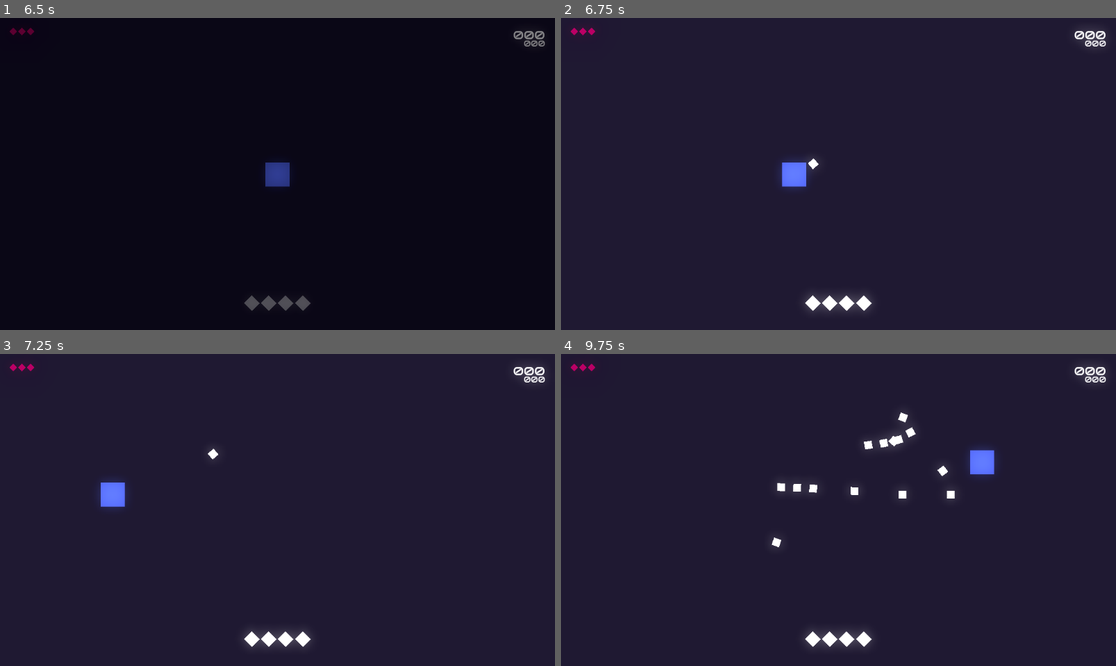
Above: before the commit, frames 1-4 (two rows, left to right).
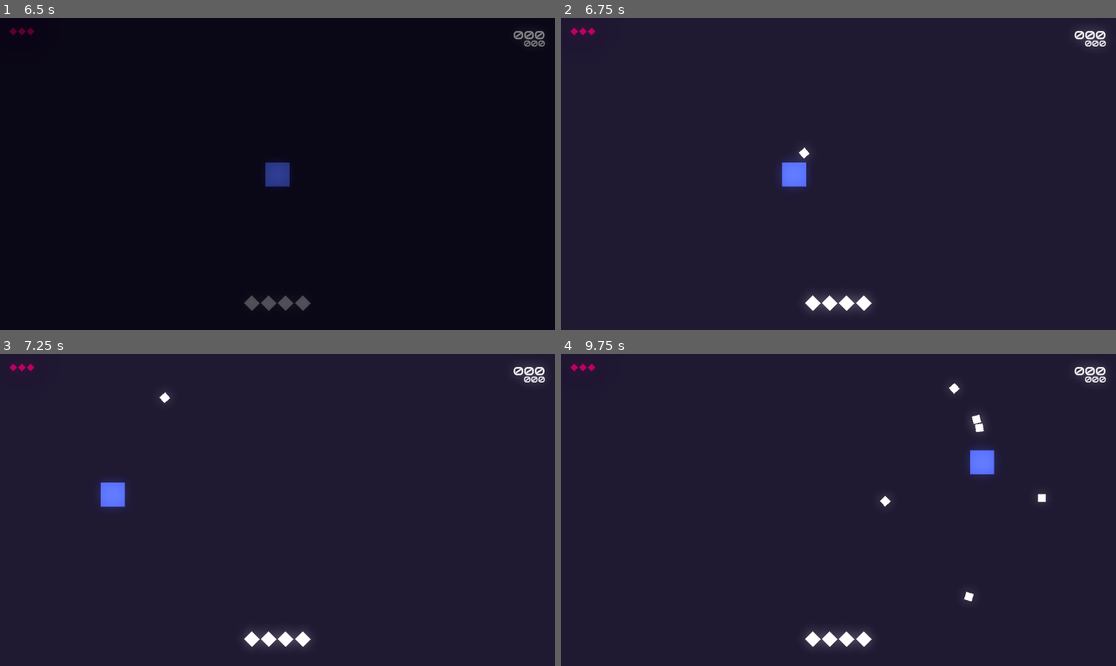
Above: after the commit, the same moments.

Repository: matheusmondenez/my-first-platform-game
Game: Godot game, scene res://wave_shooter/ui/main_menu.tscn
Same seed, same stepped clock (60 frames per second), same inputs: the game is played once before the commit and once after it.
Inputs (mouse positions are in pixels of both pictures, inside the frame that each line leads up to):
- Up to frame 1 (6.5 s): click "START" at 0.5 s; tap Enter at 1.25, 4.25 s; move the mouse to (399, 158) at 1.27 s; press the mouse at (399, 158) at 1.28 s; hold D (right) 1.28-2.78 s; tap Space (dash) at 1.35, 2.3, 2.85, 3.5, 3.8, 4.35, 5, 5.3, 5.85 s; tap W (up) at 1.52, 2.27, 3.77, 4.52, 5.27 s; move the mouse to (166, 189) at 2.02 s; release the mouse at (166, 189) at 2.03 s; click (166, 189) at 2.1 s; move the mouse to (333, 105) at 2.77 s; press the mouse at (333, 105) at 2.78 s; hold A (left) 2.78-3.53 s; move the mouse to (249, 236) at 3.52 s; release the mouse at (249, 236) at 3.53 s; hold D (right) 3.53-5.03 s; click (249, 236) at 3.6 s; move the mouse to (444, 220) at 4.27 s; press the mouse at (444, 220) at 4.28 s; move the mouse to (111, 127) at 5.02 s; release the mouse at (111, 127) at 5.03 s; hold A (left) 5.03-5.78 s; click (111, 127) at 5.1 s; move the mouse to (305, 174) at 5.77 s; press the mouse at (305, 174) at 5.78 s; hold D (right) from 5.78 s (still down)
- Up to frame 2 (6.75 s): tap Enter at 6.5 s; move the mouse to (755, 96) at 6.52 s; release D (right) at 6.53 s; release the mouse at (755, 96) at 6.53 s; hold A (left) from 6.53 s (still down); click (755, 96) at 6.6 s
- Up to frame 3 (7.25 s): keep holding A (left); tap W (up) at 6.77 s; tap Space (dash) at 6.8 s
- Up to frame 4 (9.75 s): move the mouse to (960, 494) at 7.27 s; press the mouse at (960, 494) at 7.28 s; tap Space (dash) at 7.35, 8.3, 8.85 s; tap W (up) at 7.52, 8.27 s; move the mouse to (727, 525) at 8.02 s; release A (left) at 8.03 s; release the mouse at (727, 525) at 8.03 s; hold D (right) from 8.03 s (still down); click (727, 525) at 8.1 s; move the mouse to (894, 441) at 8.77 s; press the mouse at (894, 441) at 8.78 s; move the mouse to (810, 572) at 9.52 s; release the mouse at (810, 572) at 9.53 s; click (810, 572) at 9.6 s

Frame 1 is identical in both runs. In frame 2, less than 0.1% of the frame differs, in the area x 42-47%, y 41-49%; in frame 3, less than 0.1%; in frame 4, 0.8%, in the area x 37-88%, y 9-80%.

Commit message:
some minor modifications

Diff:
--- a/wave_shooter/entities/player/player.gd
+++ b/wave_shooter/entities/player/player.gd
@@ -30,6 +30,9 @@
 		Global.instance_node(projectile_scene, global_position, Global.parent_node_creation)
 		is_loaded = false
 		$Timer.start()
+	#if Input.is_action_just_pressed("dash"):
+		#print("DASH")
+		#global_position += speed * move * delta * 6
 #endregion
 
 func _on_timer_timeout() -> void:
--- a/wave_shooter/entities/player/player.tscn
+++ b/wave_shooter/entities/player/player.tscn
@@ -19,7 +19,7 @@
 shape = SubResource("RectangleShape2D_8i6sj")
 
 [node name="Timer" type="Timer" parent="."]
-wait_time = 0.1
+wait_time = 0.2
 one_shot = true
 
 [connection signal="area_entered" from="Area2D" to="." method="_on_area_2d_area_entered"]
--- a/wave_shooter/entities/player/projectile.gd
+++ b/wave_shooter/entities/player/projectile.gd
@@ -1,7 +1,7 @@
 extends Polygon2D
 
 var move: Vector2 = Vector2(1, 0)
-var speed: int = 250
+var speed: int = 500
 var unique_direction: bool = true
 
 func _ready() -> void:
--- a/wave_shooter/levels/arena.tscn
+++ b/wave_shooter/levels/arena.tscn
@@ -122,43 +122,43 @@
 
 [node name="Marker1" type="Marker2D" parent="UI/HUD/Life/Markers"]
 position = Vector2(28, 28)
-scale = Vector2(0.0152225, 9.33333)
+rotation = 0.785398
 
 [node name="Marker2" type="Marker2D" parent="UI/HUD/Life/Markers"]
 position = Vector2(46, 28)
-scale = Vector2(0.0152225, 9.33333)
+rotation = 0.785398
 
 [node name="Marker3" type="Marker2D" parent="UI/HUD/Life/Markers"]
 position = Vector2(64, 28)
-scale = Vector2(0.0152225, 9.33333)
+rotation = 0.785398
 
 [node name="Marker4" type="Marker2D" parent="UI/HUD/Life/Markers"]
 position = Vector2(82, 28)
-scale = Vector2(0.0152225, 9.33333)
+rotation = 0.785398
 
 [node name="Marker5" type="Marker2D" parent="UI/HUD/Life/Markers"]
 position = Vector2(100, 28)
-scale = Vector2(0.0152225, 9.33333)
+rotation = 0.785398
 
 [node name="Marker6" type="Marker2D" parent="UI/HUD/Life/Markers"]
 position = Vector2(118, 28)
-scale = Vector2(0.0152225, 9.33333)
+rotation = 0.785398
 
 [node name="Marker7" type="Marker2D" parent="UI/HUD/Life/Markers"]
 position = Vector2(136, 28)
-scale = Vector2(0.0152225, 9.33333)
+rotation = 0.785398
 
 [node name="Marker8" type="Marker2D" parent="UI/HUD/Life/Markers"]
 position = Vector2(154, 28)
-scale = Vector2(0.0152225, 9.33333)
+rotation = 0.785398
 
 [node name="Marker9" type="Marker2D" parent="UI/HUD/Life/Markers"]
 position = Vector2(172, 28)
-scale = Vector2(0.0152225, 9.33333)
+rotation = 0.785398
 
 [node name="Marker10" type="Marker2D" parent="UI/HUD/Life/Markers"]
 position = Vector2(190, 28)
-scale = Vector2(0.0152225, 9.33333)
+rotation = 0.785398
 
 [node name="PowerUps" type="Control" parent="UI/HUD"]
 layout_mode = 1
